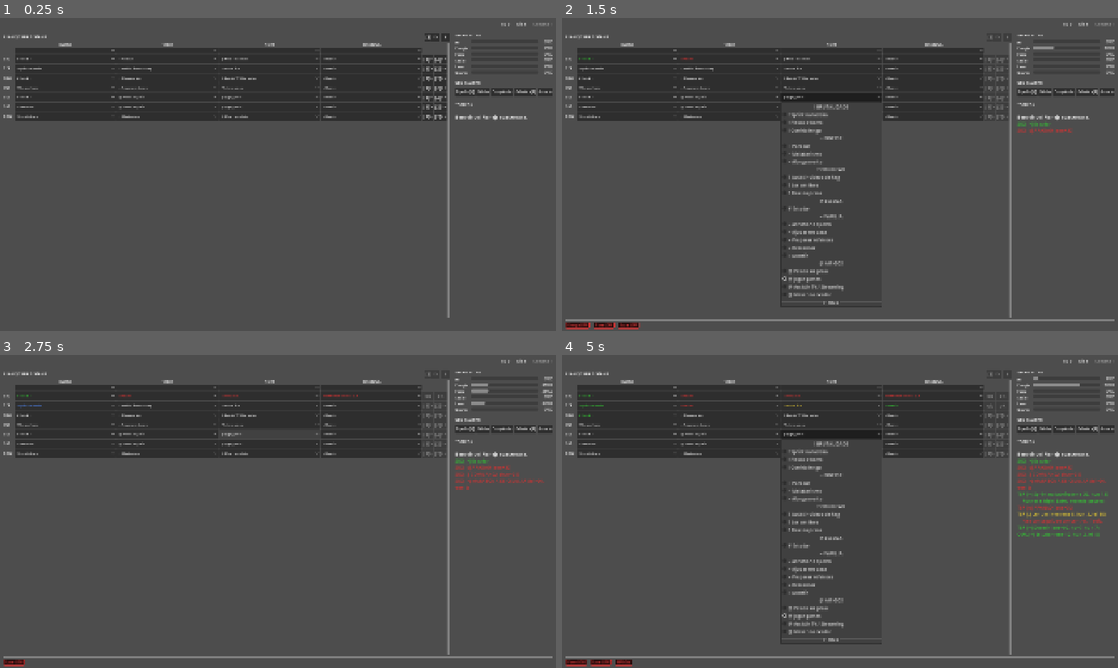
Above: before the commit, frames 1-4 (two rows, left to right).
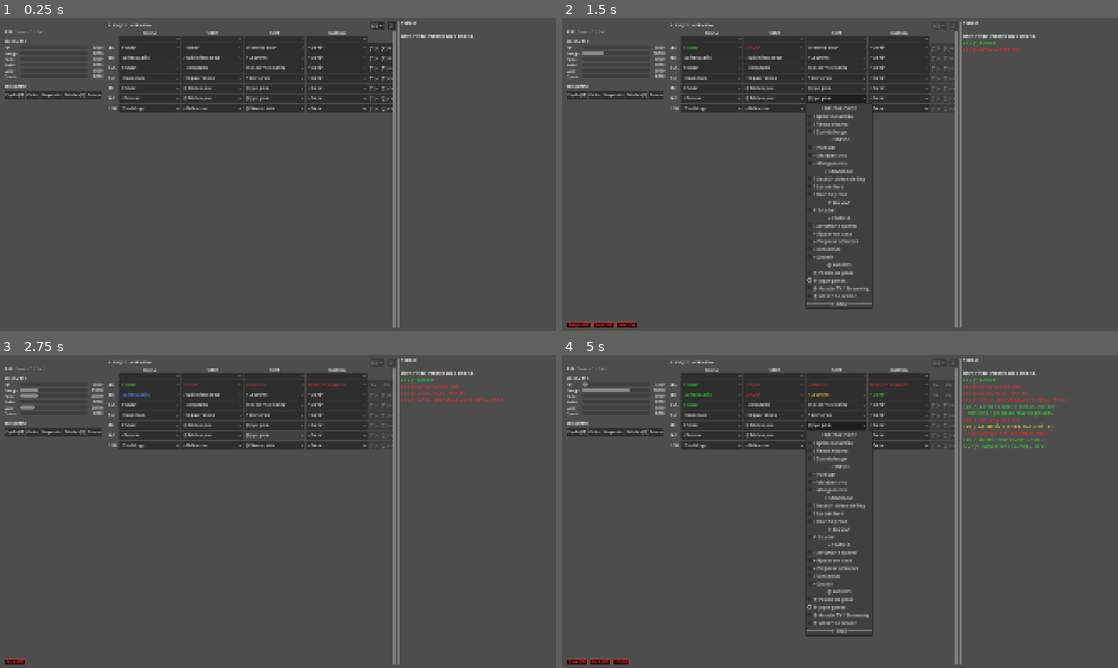
Above: after the commit, the same moments.

Repository: Slaxis/FlagFootballManager
Game: Godot game, scene res://game/modules/brasil_2026/ui/player_home/player_home.tscn
Same seed, same stepped clock (60 frames per second), same inputs: the game is played once before the commit and once after it. This scene is started directly instead of the project's main scene.
Inputs:
- Up to frame 1 (0.25 s): no input
- Up to frame 2 (1.5 s): click "[3] >>" at 0.5 s; click "@ Jogar games" at 1.25 s
- Up to frame 3 (2.75 s): click "@ Jogar games" at 2 s
- Up to frame 4 (5 s): click "@ Jogar games" at 2.75 s; click "@ Jogar games" at 3.5 s; click "@ Jogar games" at 4.25 s

The runs differ from the first frame. In frame 1, 12% of the frame differs, in the area x 0-100%, y 1-99%; in frame 2, 14%; in frame 3, 13%; in frame 4, 16%, in the area x 0-100%, y 1-100%.

Commit message:
feat: home screen 3-column layout refactor
Restructured from 2 columns to 3: sidebar (vitals/room/effects),
center (weekly grid), info panel (quests/log). Grid dropdowns
enlarged (32px, font 11). Day label consolidated into week label.
Win/lose popup now chains after week summary dismissal.

Co-Authored-By: Claude Opus 4.6 (1M context) <noreply@anthropic.com>

Diff:
--- a/game/modules/brasil_2026/ui/player_home/player_home.gd
+++ b/game/modules/brasil_2026/ui/player_home/player_home.gd
@@ -117,24 +117,26 @@
 var _effects: Array[Dictionary] = []
 var _resolving: bool = false
 
-@onready var money_label: Label = $Margin/VBox/TopBar/MoneyLabel
-@onready var day_label: Label = $Margin/VBox/TopBar/DayLabel
-@onready var week_label: Label = $Margin/VBox/TopBar/WeekLabel
-@onready var player_label: Label = $Margin/VBox/TopBar/PlayerLabel
-
-@onready var plan_header: Label = $Margin/VBox/Content/LeftPanel/ToolRow/PlanHeader
-@onready var grid_container: GridContainer = $Margin/VBox/Content/LeftPanel/GridScroll/WeekGrid
-@onready var btn_next_week: Button = $Margin/VBox/Content/LeftPanel/ToolRow/BtnNextWeek
-@onready var btn_clear: Button = $Margin/VBox/Content/LeftPanel/ToolRow/BtnClear
-
-@onready var quest_header: Label = $Margin/VBox/Content/RightPanel/QuestHeader
-@onready var quest_list: VBoxContainer = $Margin/VBox/Content/RightPanel/QuestList
-@onready var room_header: Label = $Margin/VBox/Content/RightPanel/RoomHeader
-@onready var room_panel: VBoxContainer = $Margin/VBox/Content/RightPanel/Room
-@onready var vitals_header: Label = $Margin/VBox/Content/RightPanel/VitalsHeader
-@onready var vitals_panel: VBoxContainer = $Margin/VBox/Content/RightPanel/Vitals
-@onready var log_text: RichTextLabel = $Margin/VBox/Content/RightPanel/LogText
-@onready var effects_bar: HBoxContainer = $Margin/VBox/EffectsBar
+# SidePanel (left)
+@onready var player_label: Label = $Margin/Content/SidePanel/PlayerLabel
+@onready var money_label: Label = $Margin/Content/SidePanel/InfoRow/MoneyLabel
+@onready var week_label: Label = $Margin/Content/SidePanel/InfoRow/WeekLabel
+@onready var vitals_header: Label = $Margin/Content/SidePanel/VitalsHeader
+@onready var vitals_panel: VBoxContainer = $Margin/Content/SidePanel/Vitals
+@onready var room_header: Label = $Margin/Content/SidePanel/RoomHeader
+@onready var room_panel: VBoxContainer = $Margin/Content/SidePanel/Room
+@onready var effects_bar: HBoxContainer = $Margin/Content/SidePanel/EffectsBar
+
+# CenterPanel
+@onready var plan_header: Label = $Margin/Content/CenterPanel/ToolRow/PlanHeader
+@onready var grid_container: GridContainer = $Margin/Content/CenterPanel/GridScroll/WeekGrid
+@onready var btn_next_week: Button = $Margin/Content/CenterPanel/ToolRow/BtnNextWeek
+@onready var btn_clear: Button = $Margin/Content/CenterPanel/ToolRow/BtnClear
+
+# InfoPanel (right)
+@onready var quest_header: Label = $Margin/Content/InfoPanel/QuestHeader
+@onready var quest_list: VBoxContainer = $Margin/Content/InfoPanel/QuestList
+@onready var log_text: RichTextLabel = $Margin/Content/InfoPanel/LogText
 
 func _ready() -> void:
 	_activity_def = Drive.def("activity")
@@ -216,8 +218,7 @@
 	var day: int = int(The.session.get("day", 1))
 	player_label.text = String(The.session.get("player_name", ""))
 	money_label.text = "R$ " + str(money)
-	day_label.text = I18n.text(T_DAY) + " " + str(day)
-	week_label.text = I18n.text(T_WEEK) + " " + str(week)
+	week_label.text = I18n.text(T_WEEK) + " " + str(week) + " | " + I18n.text(T_DAY) + " " + str(day)
 
 # --- Week Grid ---
 
@@ -283,9 +284,9 @@
 		for slot_id: String in SLOTS:
 			var key: String = day_id + "_" + slot_id
 			var select: OptionButton = OptionButton.new()
-			select.custom_minimum_size = Vector2(0, 28)
+			select.custom_minimum_size = Vector2(0, 32)
 			select.size_flags_horizontal = Control.SIZE_EXPAND_FILL
-			select.add_theme_font_size_override("font_size", 10)
+			select.add_theme_font_size_override("font_size", 11)
 			_grid_activities[key] = _build_activity_list(slot_id)
 			_populate_grouped_select(select, slot_id)
 			select.item_selected.connect(_on_grid_select_changed.bind(key, slot_id))
--- a/game/modules/brasil_2026/ui/player_home/player_home.tscn
+++ b/game/modules/brasil_2026/ui/player_home/player_home.tscn
@@ -18,147 +18,143 @@
 anchor_bottom = 1.0
 grow_horizontal = 2
 grow_vertical = 2
-theme_override_constants/margin_left = 12
-theme_override_constants/margin_top = 8
-theme_override_constants/margin_right = 12
-theme_override_constants/margin_bottom = 8
+theme_override_constants/margin_left = 16
+theme_override_constants/margin_top = 10
+theme_override_constants/margin_right = 16
+theme_override_constants/margin_bottom = 10
 
-[node name="VBox" type="VBoxContainer" parent="Margin"]
-layout_mode = 2
-theme_override_constants/separation = 6
-
-[node name="TopBar" type="HBoxContainer" parent="Margin/VBox"]
-layout_mode = 2
-theme_override_constants/separation = 24
-
-[node name="PlayerLabel" type="Label" parent="Margin/VBox/TopBar"]
-layout_mode = 2
-theme_override_font_sizes/font_size = 18
-text = "Player"
-
-[node name="Spacer1" type="Control" parent="Margin/VBox/TopBar"]
-layout_mode = 2
-size_flags_horizontal = 3
-
-[node name="MoneyLabel" type="Label" parent="Margin/VBox/TopBar"]
-layout_mode = 2
-theme_override_font_sizes/font_size = 14
-text = "R$ 500"
-
-[node name="DayLabel" type="Label" parent="Margin/VBox/TopBar"]
-layout_mode = 2
-theme_override_font_sizes/font_size = 14
-text = "Day 1"
-
-[node name="WeekLabel" type="Label" parent="Margin/VBox/TopBar"]
-layout_mode = 2
-theme_override_font_sizes/font_size = 14
-theme_override_colors/font_color = Color(0.6, 0.6, 0.6, 1)
-text = "Week 1"
-
-[node name="TopSep" type="HSeparator" parent="Margin/VBox"]
-layout_mode = 2
-
-[node name="Content" type="HBoxContainer" parent="Margin/VBox"]
+[node name="Content" type="HBoxContainer" parent="Margin"]
 layout_mode = 2
 size_flags_vertical = 3
 theme_override_constants/separation = 8
 
-[node name="LeftPanel" type="VBoxContainer" parent="Margin/VBox/Content"]
+[node name="SidePanel" type="VBoxContainer" parent="Margin/Content"]
 layout_mode = 2
 size_flags_horizontal = 3
-size_flags_stretch_ratio = 3.0
+size_flags_stretch_ratio = 0.7
+custom_minimum_size = Vector2(180, 0)
+theme_override_constants/separation = 6
+
+[node name="PlayerLabel" type="Label" parent="Margin/Content/SidePanel"]
+layout_mode = 2
+theme_override_font_sizes/font_size = 16
+text = "Player"
+
+[node name="InfoRow" type="HBoxContainer" parent="Margin/Content/SidePanel"]
+layout_mode = 2
+theme_override_constants/separation = 12
+
+[node name="MoneyLabel" type="Label" parent="Margin/Content/SidePanel/InfoRow"]
+layout_mode = 2
+theme_override_font_sizes/font_size = 12
+text = "R$ 500"
+
+[node name="WeekLabel" type="Label" parent="Margin/Content/SidePanel/InfoRow"]
+layout_mode = 2
+theme_override_font_sizes/font_size = 12
+theme_override_colors/font_color = Color(0.6, 0.6, 0.6, 1)
+text = "Week 1"
+
+[node name="SideSep1" type="HSeparator" parent="Margin/Content/SidePanel"]
+layout_mode = 2
+
+[node name="VitalsHeader" type="Label" parent="Margin/Content/SidePanel"]
+layout_mode = 2
+theme_override_font_sizes/font_size = 12
+text = "VITALS"
+
+[node name="Vitals" type="VBoxContainer" parent="Margin/Content/SidePanel"]
+layout_mode = 2
+theme_override_constants/separation = 3
+
+[node name="SideSep2" type="HSeparator" parent="Margin/Content/SidePanel"]
+layout_mode = 2
+
+[node name="RoomHeader" type="Label" parent="Margin/Content/SidePanel"]
+layout_mode = 2
+theme_override_font_sizes/font_size = 12
+text = "ROOM"
+
+[node name="Room" type="VBoxContainer" parent="Margin/Content/SidePanel"]
+layout_mode = 2
+theme_override_constants/separation = 3
+
+[node name="EffectsSpacer" type="Control" parent="Margin/Content/SidePanel"]
+layout_mode = 2
+size_flags_vertical = 3
+
+[node name="EffectsBar" type="HBoxContainer" parent="Margin/Content/SidePanel"]
+layout_mode = 2
+custom_minimum_size = Vector2(0, 20)
+theme_override_constants/separation = 6
+
+[node name="Sep1" type="VSeparator" parent="Margin/Content"]
+layout_mode = 2
+
+[node name="CenterPanel" type="VBoxContainer" parent="Margin/Content"]
+layout_mode = 2
+size_flags_horizontal = 3
+size_flags_stretch_ratio = 2.5
 theme_override_constants/separation = 4
 
-[node name="ToolRow" type="HBoxContainer" parent="Margin/VBox/Content/LeftPanel"]
+[node name="ToolRow" type="HBoxContainer" parent="Margin/Content/CenterPanel"]
 layout_mode = 2
 theme_override_constants/separation = 8
 
-[node name="PlanHeader" type="Label" parent="Margin/VBox/Content/LeftPanel/ToolRow"]
+[node name="PlanHeader" type="Label" parent="Margin/Content/CenterPanel/ToolRow"]
 layout_mode = 2
 theme_override_font_sizes/font_size = 14
 text = "PLAN YOUR WEEK"
 
-[node name="ToolSpacer" type="Control" parent="Margin/VBox/Content/LeftPanel/ToolRow"]
+[node name="ToolSpacer" type="Control" parent="Margin/Content/CenterPanel/ToolRow"]
 layout_mode = 2
 size_flags_horizontal = 3
 
-[node name="BtnNextWeek" type="Button" parent="Margin/VBox/Content/LeftPanel/ToolRow"]
+[node name="BtnNextWeek" type="Button" parent="Margin/Content/CenterPanel/ToolRow"]
 layout_mode = 2
 custom_minimum_size = Vector2(28, 28)
 text = ">>"
 
-[node name="BtnClear" type="Button" parent="Margin/VBox/Content/LeftPanel/ToolRow"]
+[node name="BtnClear" type="Button" parent="Margin/Content/CenterPanel/ToolRow"]
 layout_mode = 2
 custom_minimum_size = Vector2(28, 28)
 text = "X"
 
-[node name="GridScroll" type="ScrollContainer" parent="Margin/VBox/Content/LeftPanel"]
+[node name="GridScroll" type="ScrollContainer" parent="Margin/Content/CenterPanel"]
 layout_mode = 2
 size_flags_vertical = 3
 horizontal_scroll_mode = 0
 vertical_scroll_mode = 2
 
-[node name="WeekGrid" type="GridContainer" parent="Margin/VBox/Content/LeftPanel/GridScroll"]
+[node name="WeekGrid" type="GridContainer" parent="Margin/Content/CenterPanel/GridScroll"]
 layout_mode = 2
 size_flags_horizontal = 3
-theme_override_constants/h_separation = 2
-theme_override_constants/v_separation = 2
+theme_override_constants/h_separation = 3
+theme_override_constants/v_separation = 3
 
-[node name="Sep" type="VSeparator" parent="Margin/VBox/Content"]
+[node name="Sep2" type="VSeparator" parent="Margin/Content"]
 layout_mode = 2
 
-[node name="RightPanel" type="VBoxContainer" parent="Margin/VBox/Content"]
+[node name="InfoPanel" type="VBoxContainer" parent="Margin/Content"]
 layout_mode = 2
-custom_minimum_size = Vector2(200, 0)
+size_flags_horizontal = 3
+size_flags_stretch_ratio = 1.3
 theme_override_constants/separation = 6
 
-[node name="VitalsHeader" type="Label" parent="Margin/VBox/Content/RightPanel"]
+[node name="QuestHeader" type="Label" parent="Margin/Content/InfoPanel"]
 layout_mode = 2
-theme_override_font_sizes/font_size = 14
-text = "VITALS"
-
-[node name="Vitals" type="VBoxContainer" parent="Margin/VBox/Content/RightPanel"]
-layout_mode = 2
-theme_override_constants/separation = 4
-
-[node name="VitalsSep" type="HSeparator" parent="Margin/VBox/Content/RightPanel"]
-layout_mode = 2
-
-[node name="RoomHeader" type="Label" parent="Margin/VBox/Content/RightPanel"]
-layout_mode = 2
-theme_override_font_sizes/font_size = 14
-text = "YOUR ROOM"
-
-[node name="Room" type="VBoxContainer" parent="Margin/VBox/Content/RightPanel"]
-layout_mode = 2
-theme_override_constants/separation = 4
-
-[node name="RoomSep" type="HSeparator" parent="Margin/VBox/Content/RightPanel"]
-layout_mode = 2
-
-[node name="QuestHeader" type="Label" parent="Margin/VBox/Content/RightPanel"]
-layout_mode = 2
-theme_override_font_sizes/font_size = 14
+theme_override_font_sizes/font_size = 12
 text = "QUESTS"
 
-[node name="QuestList" type="VBoxContainer" parent="Margin/VBox/Content/RightPanel"]
+[node name="QuestList" type="VBoxContainer" parent="Margin/Content/InfoPanel"]
 layout_mode = 2
 theme_override_constants/separation = 2
 
-[node name="QuestSep" type="HSeparator" parent="Margin/VBox/Content/RightPanel"]
+[node name="InfoSep" type="HSeparator" parent="Margin/Content/InfoPanel"]
 layout_mode = 2
 
-[node name="LogText" type="RichTextLabel" parent="Margin/VBox/Content/RightPanel"]
+[node name="LogText" type="RichTextLabel" parent="Margin/Content/InfoPanel"]
 layout_mode = 2
 size_flags_vertical = 3
 bbcode_enabled = true
 scroll_following = true
-
-[node name="BottomSep" type="HSeparator" parent="Margin/VBox"]
-layout_mode = 2
-
-[node name="EffectsBar" type="HBoxContainer" parent="Margin/VBox"]
-layout_mode = 2
-custom_minimum_size = Vector2(0, 20)
-theme_override_constants/separation = 12
Not shown, changed: CHANGELOG.md
